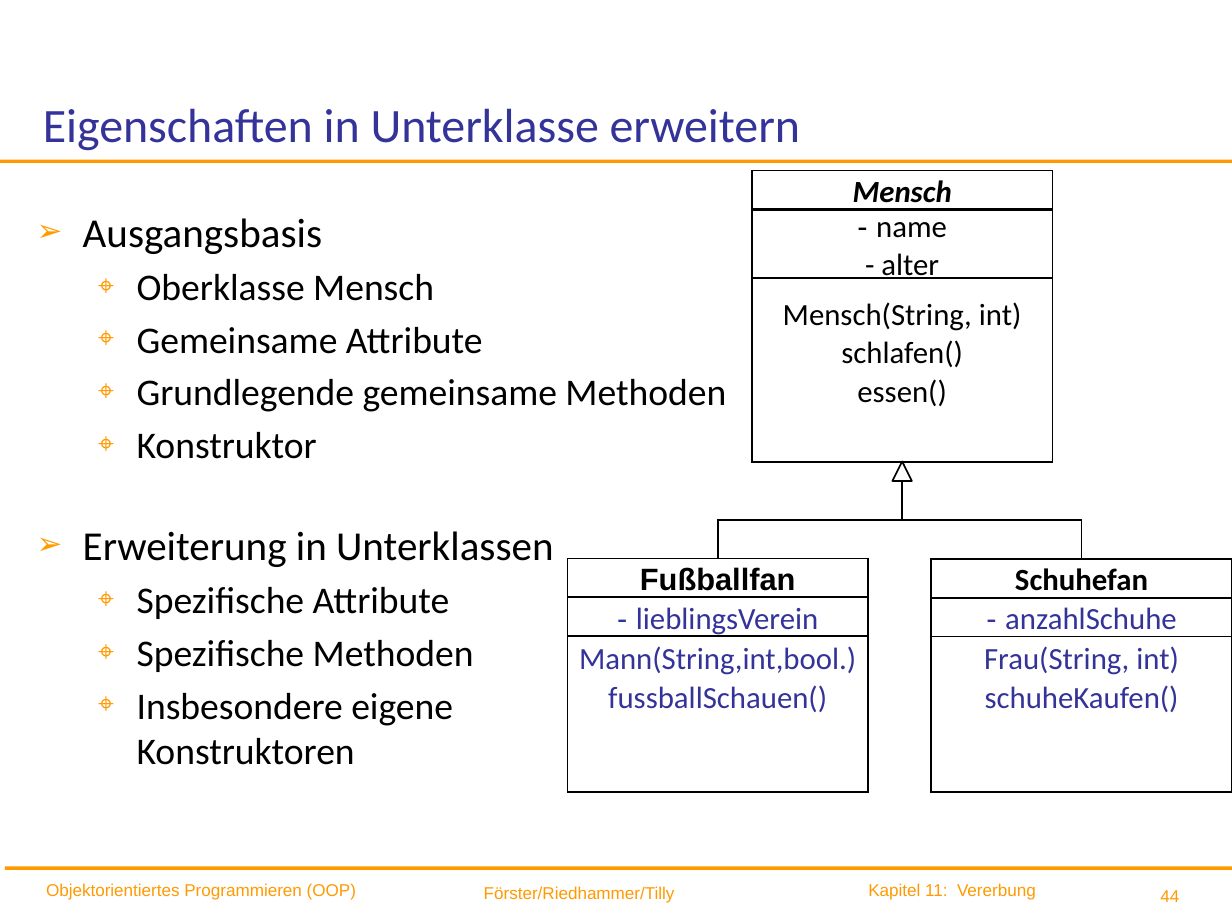
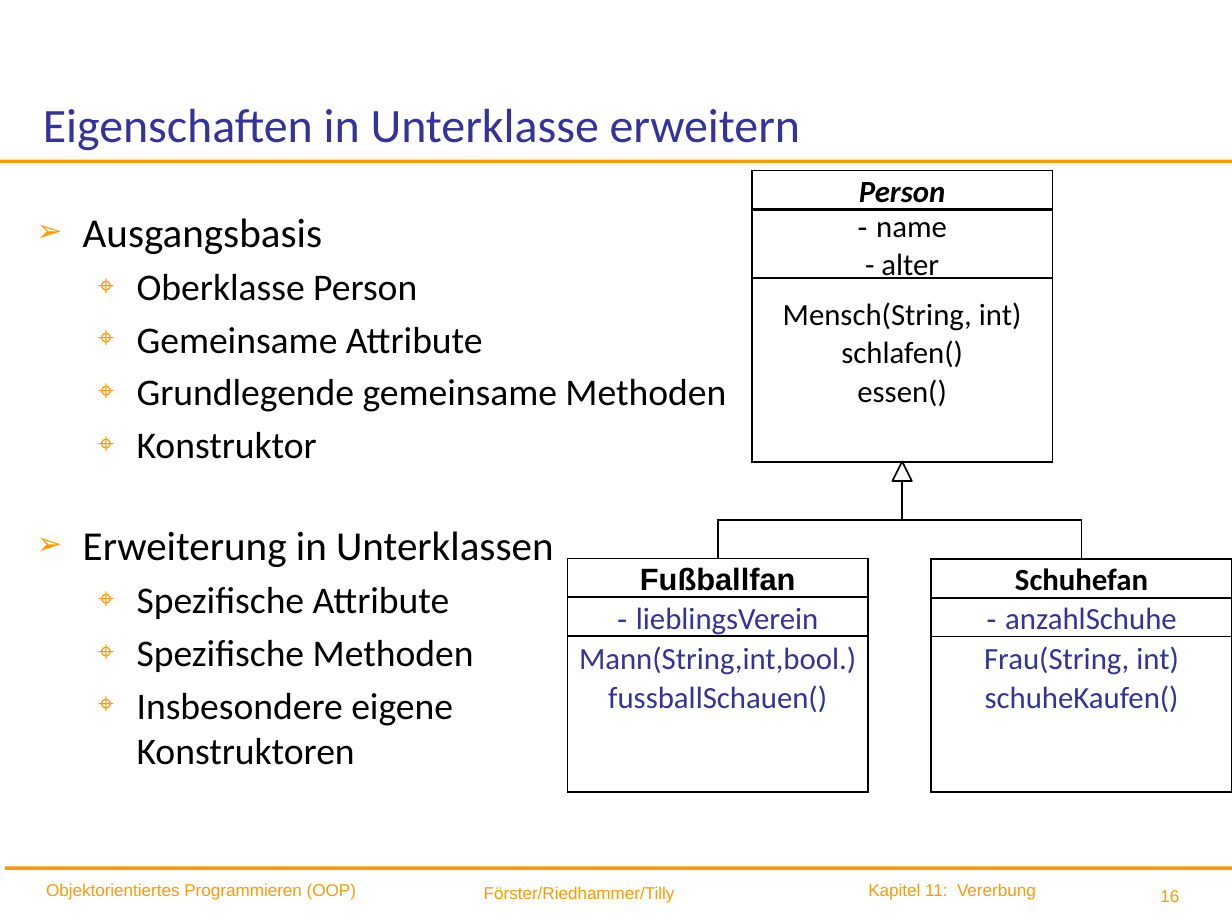
Before and after one commit to ingexue/hsro-wif-oop.github.io, a slide deck: slide 16 of 11-vererbung/vererbung.pptx (slide 44 before the commit). Drawn at 1232x924 pixels with LibreOffice and Linux fonts; fonts in the diff are those of the drawing; background and template pictures are left out. Boxes give left, top, right and bottom in pixels: in the first picture for what was removed or moved away, otherwise in the second. Text is boxed around its words. In the diff, an @@ line names an element or a change of style, - is before the commit and + after.

```diff
--- a/11-vererbung/vererbung.pptx
+++ b/11-vererbung/vererbung.pptx
@@ text in rectangle at [859, 182, 945, 210]: text changed @@
-Mensch
+Person
@@ text at [137, 274, 417, 301]: text changed @@
-  ⌖ Oberklasse Mensch
+  ⌖ Oberklasse Person
@@ page number at [1160, 890, 1179, 902]: text changed @@
-44
+16
```
Also in this commit, not shown: 10 other slides changed, 11 slides added, 34 slides removed, 11 other files.
